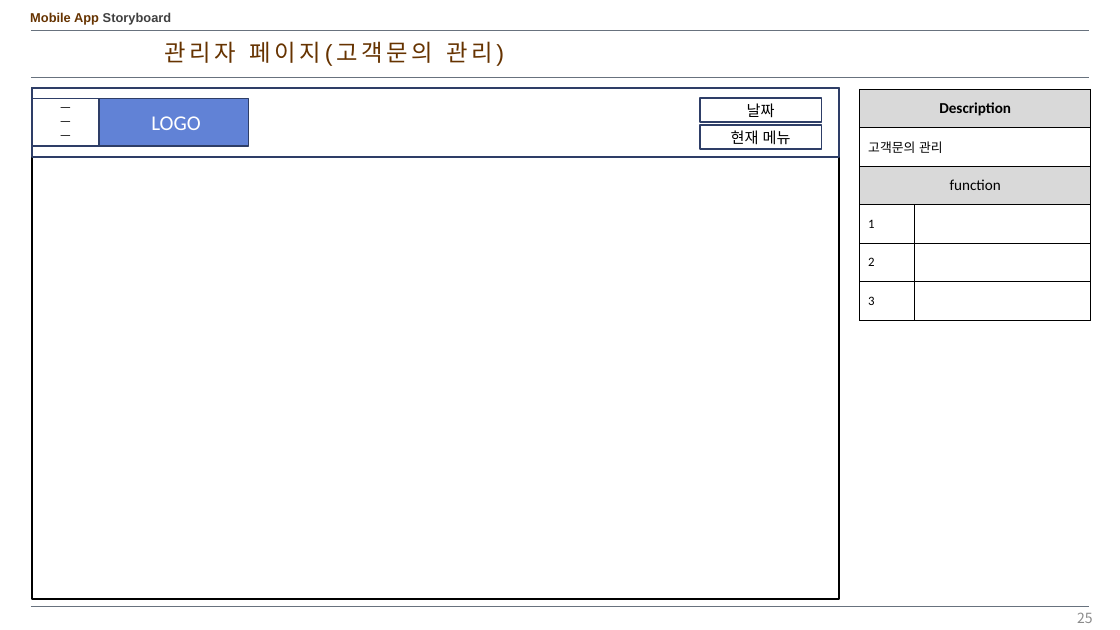
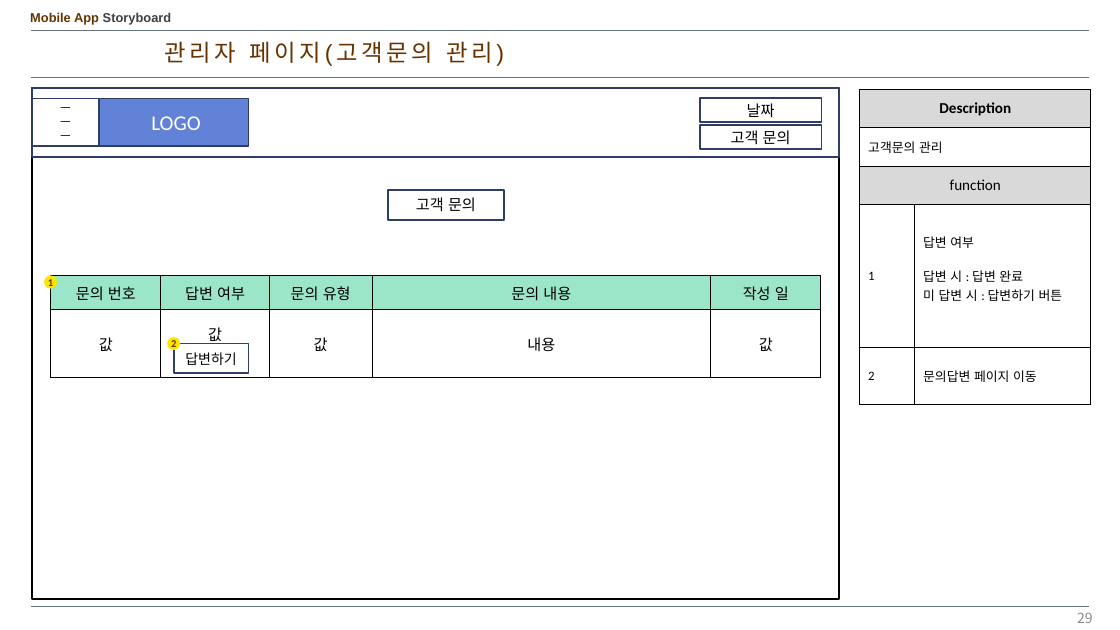
Before and after one commit to kangheechoul/document, a slide deck: slide 29 of 프레젠테이션 1.pptx (slide 25 before the commit). Drawn at 1120x630 pixels with LibreOffice and Linux fonts; fonts in the diff are those of the drawing. Boxes give left, top, right and bottom in pixels: in the first picture for what was removed or moved away, otherwise in the second. Text is boxed around its words. In the diff, an @@ line names an element or a change of style, - is before the commit and + after.

Commit message:
관리자 문의 답변

```diff
--- a/프레젠테이션 1.pptx
+++ b/프레젠테이션 1.pptx
@@ table at [860, 89, 1091, 404] @@
-row 4: 1 | 
-row 5: 2 | 
-row 6: 3 | 
+row 4: 1 | 답변 여부 / 답변 시 : 답변 완료 / 미 답변 시 : 답변하기 버튼
+row 5: 2 | 문의답변 페이지 이동
@@ text in rectangle at [731, 130, 791, 145]: text changed @@
-현재 메뉴
+고객 문의
@@ rectangle added at [388, 190, 505, 220], fill #FFFFFF, outline #2E3E67 1.5 pt, 13 pt, text #000000 @@
+고객 문의
@@ ellipse added at [44, 276, 57, 289], fill #FCE700, 9 pt, text #663300, bold @@
+1
@@ table added at [50, 276, 821, 378], 2 rows, 5 columns @@
+문의 번호 | 답변 여부 | 문의 유형 | 문의 내용 | 작성 일
+값 | 값 | 값 | 내용 | 값
@@ ellipse added at [167, 337, 181, 350], fill #FCE700, 9 pt, text #663300, bold @@
+2
@@ rectangle added at [174, 344, 249, 373], fill #FFFFFF, outline #30416A 1.5 pt, 12 pt, text #000000 @@
+답변하기
@@ page number at [1077, 612, 1093, 623]: text changed @@
-25
+29
```
Also in this commit, not shown: 8 other slides changed, 5 slides added.
